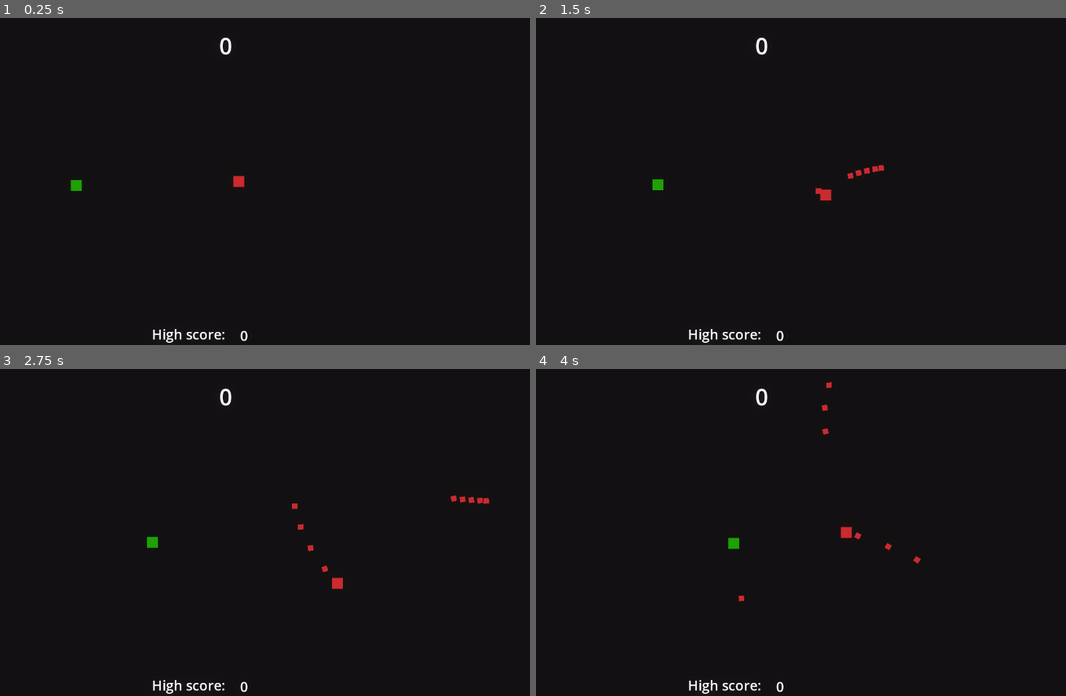
Above: before the commit, frames 1-4 (two rows, left to right).
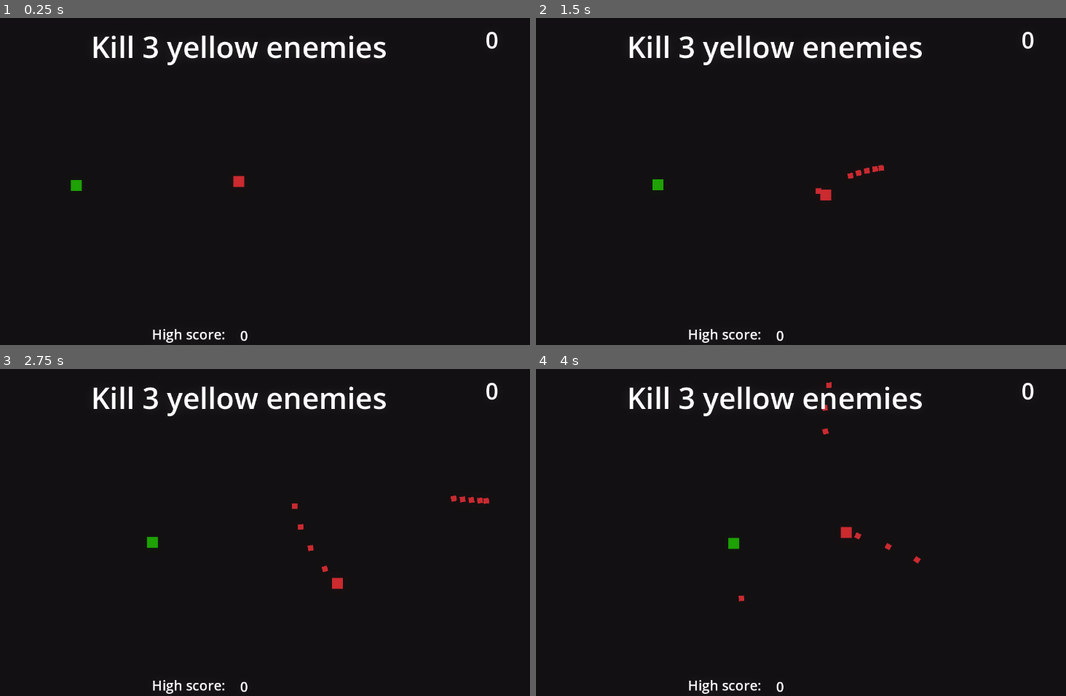
Above: after the commit, the same moments.

Repository: DiScarlet/ShootEm
Game: Godot game, scene res://scenes/arena.tscn
The game is run twice, just before and just after one commit, with the same random seed, the same clock (stepped at 60 frames per second) and the same inputs.
Inputs (mouse positions are in pixels of both pictures, inside the frame that each line leads up to):
- Up to frame 1 (0.25 s): no input
- Up to frame 2 (1.5 s): tap Enter at 0.5 s; move the mouse to (901, 165) at 0.52 s; press the mouse at (901, 165) at 0.53 s; hold D (move_right) 0.53-1.28 s; move the mouse to (657, 197) at 1.27 s; release the mouse at (657, 197) at 1.28 s; hold S (move_down) from 1.28 s (still down); click (657, 197) at 1.35 s
- Up to frame 3 (2.75 s): move the mouse to (296, 460) at 2.02 s; release S (move_down) at 2.03 s; press the mouse at (296, 460) at 2.03 s; hold D (move_right) from 2.03 s (still down)
- Up to frame 4 (4 s): move the mouse to (748, 597) at 2.77 s; release D (move_right) at 2.78 s; release the mouse at (748, 597) at 2.78 s; hold W (move_up) 2.78-3.53 s; click (748, 597) at 2.85 s; move the mouse to (949, 581) at 3.52 s; press the mouse at (949, 581) at 3.53 s; hold A (move_left) from 3.53 s (still down)

The runs differ from the first frame. In frame 1, 1.6% of the frame differs, in the area x 17-94%, y 4-15%; in frame 2, 1.6%; in frame 3, 1.6%; in frame 4, 1.6%.

Commit message:
Added base for quests

Diff:
--- a/project.godot
+++ b/project.godot
@@ -17,6 +17,7 @@
 [autoload]
 
 GameManager="*uid://bd675xj68twxw"
+QuestManager="*uid://cavm72b8ptgj6"
 
 [display]
 
--- a/scenes/arena.tscn
+++ b/scenes/arena.tscn
@@ -10,6 +10,7 @@
 [ext_resource type="Script" uid="uid://b0xdbtaudahbx" path="res://scripts/camera_2d.gd" id="5_7ft05"]
 [ext_resource type="PackedScene" uid="uid://c7fd16v1dsogf" path="res://scenes/powerups/power_up.tscn" id="5_41jku"]
 [ext_resource type="PackedScene" uid="uid://cggixvs17i0el" path="res://scenes/powerups/power_up_damage.tscn" id="6_41jku"]
+[ext_resource type="Script" uid="uid://bi7yxc83hanjg" path="res://scripts/quests/quest_label.gd" id="10_k1k1x"]
 
 [sub_resource type="Environment" id="Environment_wl4x5"]
 background_mode = 3
@@ -45,27 +46,27 @@
 [node name="UI" type="Node2D" parent="." unique_id=1367308604]
 z_index = 20
 
-[node name="Control" type="Control" parent="UI" unique_id=1679407863]
+[node name="ScoreControl" type="Control" parent="UI" unique_id=1679407863]
 layout_mode = 3
 anchors_preset = 0
 offset_right = 1280.0
 offset_bottom = 720.0
 
-[node name="Score" type="Label" parent="UI/Control" unique_id=2071432060]
+[node name="Score" type="Label" parent="UI/ScoreControl" unique_id=2071432060]
 layout_mode = 1
-anchors_preset = 5
-anchor_left = 0.5
-anchor_right = 0.5
-offset_left = -43.0
-offset_top = 26.0
-offset_right = 43.0
-offset_bottom = 95.0
-grow_horizontal = 2
+anchors_preset = 1
+anchor_left = 1.0
+anchor_right = 1.0
+offset_left = -98.0
+offset_top = 13.0
+offset_right = -12.0
+offset_bottom = 82.0
+grow_horizontal = 0
 theme_override_font_sizes/font_size = 50
 text = "100"
 script = ExtResource("4_xdvfk")
 
-[node name="HighScoreVal" type="Label" parent="UI/Control" unique_id=2140397873]
+[node name="HighScoreVal" type="Label" parent="UI/ScoreControl" unique_id=2140397873]
 layout_mode = 1
 anchors_preset = 7
 anchor_left = 0.5
@@ -81,7 +82,7 @@
 text = "100"
 script = ExtResource("5_4ag8t")
 
-[node name="HighScoreText" type="Label" parent="UI/Control" unique_id=1479550535]
+[node name="HighScoreText" type="Label" parent="UI/ScoreControl" unique_id=1479550535]
 layout_mode = 1
 anchors_preset = 7
 anchor_left = 0.5
@@ -97,6 +98,32 @@
 theme_override_font_sizes/font_size = 30
 text = "High score:"
 
+[node name="QuestControl" type="Control" parent="UI" unique_id=336999419]
+layout_mode = 3
+anchors_preset = 5
+anchor_left = 0.5
+anchor_right = 0.5
+offset_right = 1280.0
+offset_bottom = 125.0
+grow_horizontal = 2
+
+[node name="Label" type="Label" parent="UI/QuestControl" unique_id=317403508]
+layout_mode = 1
+anchors_preset = 8
+anchor_left = 0.5
+anchor_top = 0.5
+anchor_right = 0.5
+anchor_bottom = 0.5
+offset_left = -20.0
+offset_top = -11.5
+offset_right = 20.0
+offset_bottom = 11.5
+grow_horizontal = 2
+grow_vertical = 2
+theme_override_font_sizes/font_size = 65
+text = "Quest text here"
+script = ExtResource("10_k1k1x")
+
 [node name="Camera2D" type="Camera2D" parent="." unique_id=885219624]
 position = Vector2(640, 360)
 script = ExtResource("5_7ft05")
--- a/scenes/enemies/enemy_blue.tscn
+++ b/scenes/enemies/enemy_blue.tscn
@@ -7,3 +7,4 @@
 SPEED = 100
 MAX_HP = 5
 KNOCKBACK = 300
+color_name = "blue"
--- a/scenes/enemies/enemy_yellow.tscn
+++ b/scenes/enemies/enemy_yellow.tscn
@@ -7,3 +7,4 @@
 SPEED = 50
 MAX_HP = 15
 KNOCKBACK = 1000
+color_name = "yellow"
--- a/scripts/arena.gd
+++ b/scripts/arena.gd
@@ -17,6 +17,7 @@
 #system overrides
 func _ready() -> void:
 	GameManager.node_creation_parent = self
+	GameManager.start_quest.emit()
 	GameManager.points = 0
 	interval_timer.wait_time = GameManager.DIFFICULTY_INTERVAL
 
--- a/scripts/cores/EnemyCore.gd
+++ b/scripts/cores/EnemyCore.gd
@@ -5,6 +5,8 @@
 @export var SPEED = 80
 @export var MAX_HP = 3
 @export var KNOCKBACK = 600
+@export var POINT_VALUE = 10
+@export var color_name = "red"
 #locals
 var velocity = Vector2()
 var stun = false
@@ -22,6 +24,7 @@
 			GameManager.camera.screen_shake(GameManager.SHAKE_INTENSITY, 0.1)
 
 		GameManager.points += 10
+		QuestManager.enemy_killed.emit(color_name)
 		if GameManager.node_creation_parent != null:
 			var blood_part_instance = GameManager.instance_node(blood_particles, global_position, GameManager.node_creation_parent)
 			blood_part_instance.rotation = velocity.angle()
--- /dev/null
+++ b/scripts/quests/QuestManager.gd
@@ -0,0 +1,142 @@
+extends Node
+
+#SINALS
+signal enemy_killed(color:String)
+signal update_quest_label(new_text: String)
+
+#VARS
+#consts
+	#limits for a to do
+const MAX_ENEMIES_TO_KILL = 10
+const MIN_TIME = 5
+#locals
+var current_template = "kill_enemy"
+	#to do for a quest
+var enemies_to_kill = 2
+var powerups_to_collect = 1
+var target_color = "red"
+var time_limit = 25
+	#done for a quest
+var enemies_killed = 0
+#lists/dicts
+var enemy_colors = ["red", "blue", "yellow"]
+var screen_sides = ["right", "left"]
+var quest_templates = {
+	"kill_enemy": {
+		"type": "kill",
+		"text": "Kill {count} {color} enemies"
+	},
+
+	"avoid_kill": {
+		"type": "future",
+		"text": "Avoid killing {color} enemies while completing the next task"
+	},
+
+	"location_play": {
+		"type": "location",
+		"text": "Play only on the {side} part of the screen"
+	},
+
+	"timed_no_kill": {
+		"type": "timed",
+		"text": "Do not kill any enemies for {time} seconds"
+	},
+
+	"timed_only_kill": {
+		"type": "timed",
+		"text": "Kill only {color} enemies for {time} seconds"
+	},
+
+	"powerup_collect": {
+		"type": "powerup",
+		"text": "Collect {count} powerups"
+	},
+
+	"powerup_skip": {
+		"type": "powerup",
+		"text": "Skip collecting the next powerup"
+	},
+
+	"combo_kill": {
+		"type": "skill",
+		"text": "Kill {count} enemies in a row without missing"
+	},
+
+	"multi_kill": {
+		"type": "skill",
+		"text": "Kill {count} enemies within {time} seconds"
+	},
+
+	"no_move_kill": {
+		"type": "skill",
+		"text": "Kill {count} enemies without moving"
+	},
+
+	"accuracy": {
+		"type": "skill",
+		"text": "Miss no shots for {time} seconds"
+	},
+
+	"cursor_hold": {
+		"type": "cursor",
+		"text": "Do not move the cursor for {time} seconds"
+	},
+
+	"center_only": {
+		"type": "movement",
+		"text": "Stay near the center of the screen for {time} seconds"
+	},
+
+	"border_only": {
+		"type": "movement",
+		"text": "Stay near the borders of the screen for {time} seconds"
+	}
+}
+
+#FUNCS
+#system overrides
+func _ready() -> void:
+	GameManager.start_quest.connect(generate_random_quest)
+	enemy_killed.connect(on_enemy_killed)
+
+#action functions
+func generate_random_quest():
+	print("generate_random_quest")
+	#HRDCODED FOR TESTING replace with current_template = quest_templates.keys().pick_random()
+	current_template = "kill_enemy"
+	GameManager.quest_type = current_template
+	var template = quest_templates[current_template]
+
+	populate_quest_vars()
+	update_quest_text()
+
+func complete_quest():
+	print("quest completed!")
+
+
+#helper functions
+func populate_quest_vars():
+	if current_template == "kill_enemy":
+		target_color = enemy_colors.pick_random()
+		enemies_killed = 0
+		if enemies_to_kill <= MAX_ENEMIES_TO_KILL:
+			enemies_to_kill += 1
+
+func update_quest_text():
+	print("update_quest_text")
+	var quest_text = quest_templates[current_template]["text"]
+
+	quest_text = quest_text.replace("{count}", str(enemies_to_kill))
+	quest_text = quest_text.replace("{color}", target_color)
+	print(quest_text)
+
+	update_quest_label.emit(quest_text)
+
+#player events functions
+func on_enemy_killed(color):
+	if current_template == "kill_enemy":
+		if color == target_color:
+			enemies_killed += 1
+
+		if enemies_killed >= enemies_to_kill:
+			complete_quest()
--- /dev/null
+++ b/scripts/quests/quest_label.gd
@@ -0,0 +1,11 @@
+extends Label
+
+
+#FUNCS
+#system overrides
+func _ready() -> void:
+	QuestManager.update_quest_label.connect(on_label_update)
+
+#event functions
+func on_label_update(new_text: String):
+	text = new_text
--- a/scripts/singletons/GameManager.gd
+++ b/scripts/singletons/GameManager.gd
@@ -1,4 +1,7 @@
 extends Node
+
+#SIGNALS
+signal start_quest
 
 #VARS
 #consts
@@ -21,6 +24,8 @@
 	#characters/npcs
 var player = null
 var camera = null
+	#quests
+var quest_type
 
 #FUNCS
 #action functions
@@ -37,7 +42,8 @@
 	return save_dict
 
 func save_game():
-	var file = FileAccess.open("user://savegame.save", FileAccess.WRITE)
+	print(get_save_key())
+	var file = FileAccess.open_encrypted_with_pass("user://savegame.save", FileAccess.WRITE, get_save_key())
 	file.store_line(JSON.stringify(init_save_dict()))
 	file.close()
 
@@ -48,12 +54,20 @@
 		print("Ooopsie~! Save file not found.")
 		return
 
-	var file = FileAccess.open(file_path, FileAccess.READ)
+	var file = FileAccess.open_encrypted_with_pass(file_path, FileAccess.READ, get_save_key())
 	if not file:
 		print("Ooopsie~! Can't open a save file.")
+		return
 
 	var json_string = file.get_as_text()
 	var current_line = JSON.parse_string(json_string)
 
 	high_score = current_line["highscore"]
 	file.close()
+
+#helper functions
+func get_save_key():
+	var base = "k92!dL"
+	var os = OS.get_name()
+	var project = ProjectSettings.get_setting("application/config/name")
+	return (base + os + project).sha256_text()
Not shown, added: scripts/quests/QuestManager.gd.uid
Not shown, added: scripts/quests/quest_label.gd.uid
